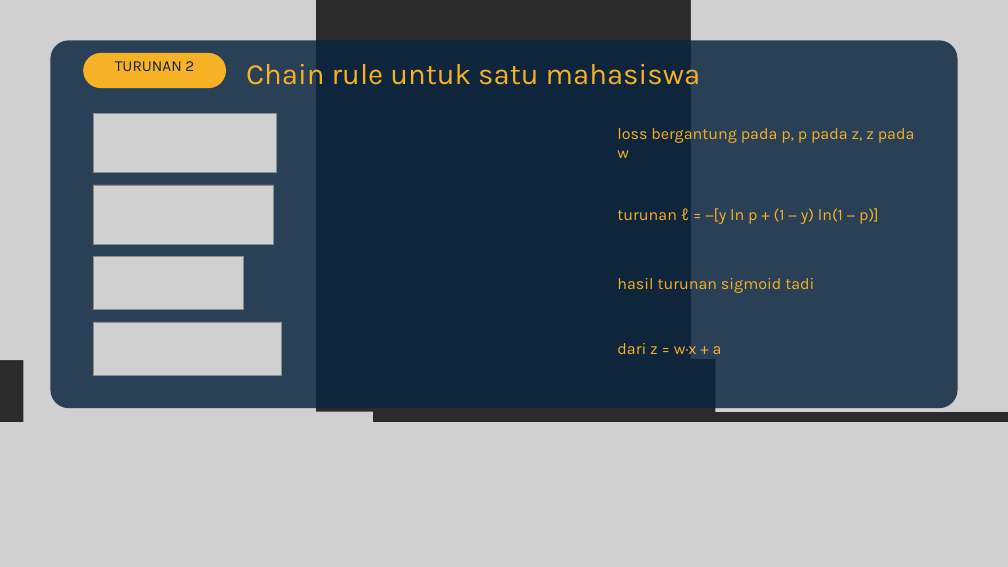
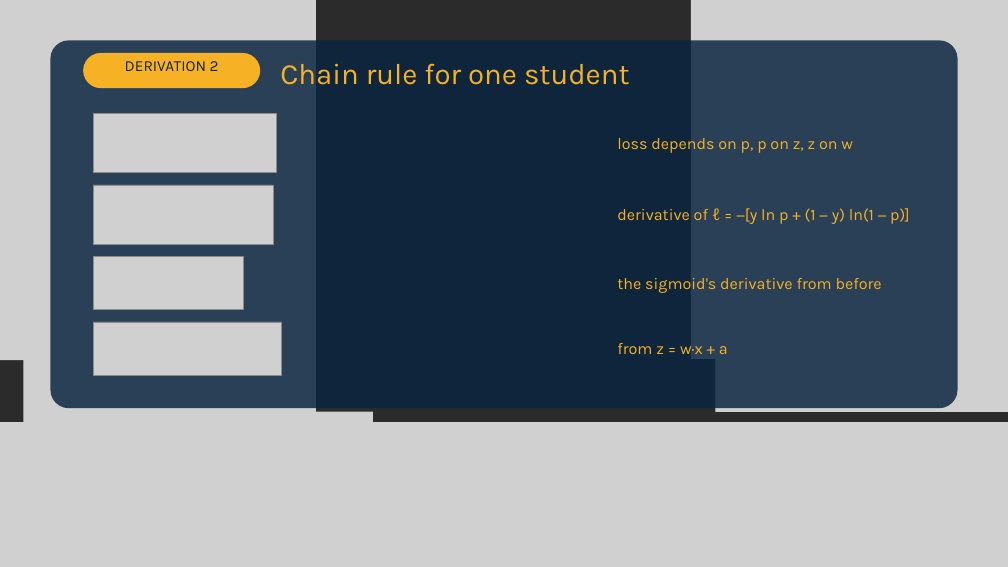
Before and after one commit to dafx7/COMPUTING-AI-ML-OPTIMIZATION, a slide deck: slide 16 of week3/slides/Pertemuan-3-Logistic-Regression.pptx. Drawn at 1008x567 pixels with LibreOffice and Linux fonts; fonts in the diff are those of the drawing; grey boxes stand for pictures; background and template pictures are left out; a plain dark background stands for a picture behind light text. Boxes give left, top, right and bottom in pixels: in the first picture for what was removed or moved away, otherwise in the second. Text is boxed around its words. In the diff, an @@ line names an element or a change of style, - is before the commit and + after.

```diff
--- a/week3/slides/Pertemuan-3-Logistic-Regression.pptx
+++ b/week3/slides/Pertemuan-3-Logistic-Regression.pptx
@@ rounded rectangle resized from (x1=83, y1=53, x2=226, y2=88) to (x1=83, y1=53, x2=260, y2=88) @@
@@ text at (x1=125, y1=61, x2=219, y2=71): text changed @@
-TURUNAN 2
+DERIVATION 2
@@ text at (x1=280, y1=63, x2=630, y2=85): text changed @@
-Chain rule untuk satu mahasiswa
+Chain rule for one student
@@ text at (x1=617, y1=138, x2=853, y2=153): text changed @@
-loss bergantung pada p, p pada z, z pada w
+loss depends on p, p on z, z on w
@@ text at (x1=617, y1=208, x2=910, y2=224): text changed @@
-turunan ℓ = −[y ln p + (1 − y) ln(1 − p)]
+derivative of ℓ = −[y ln p + (1 − y) ln(1 − p)]
@@ text at (x1=617, y1=278, x2=882, y2=293): text changed @@
-hasil turunan sigmoid tadi
+the sigmoid's derivative from before
@@ text at (x1=617, y1=343, x2=728, y2=354): text changed @@
-dari z = w·x + a
+from z = w·x + a
```
Also in this commit, not shown: 26 other slides changed, 1 other file.
